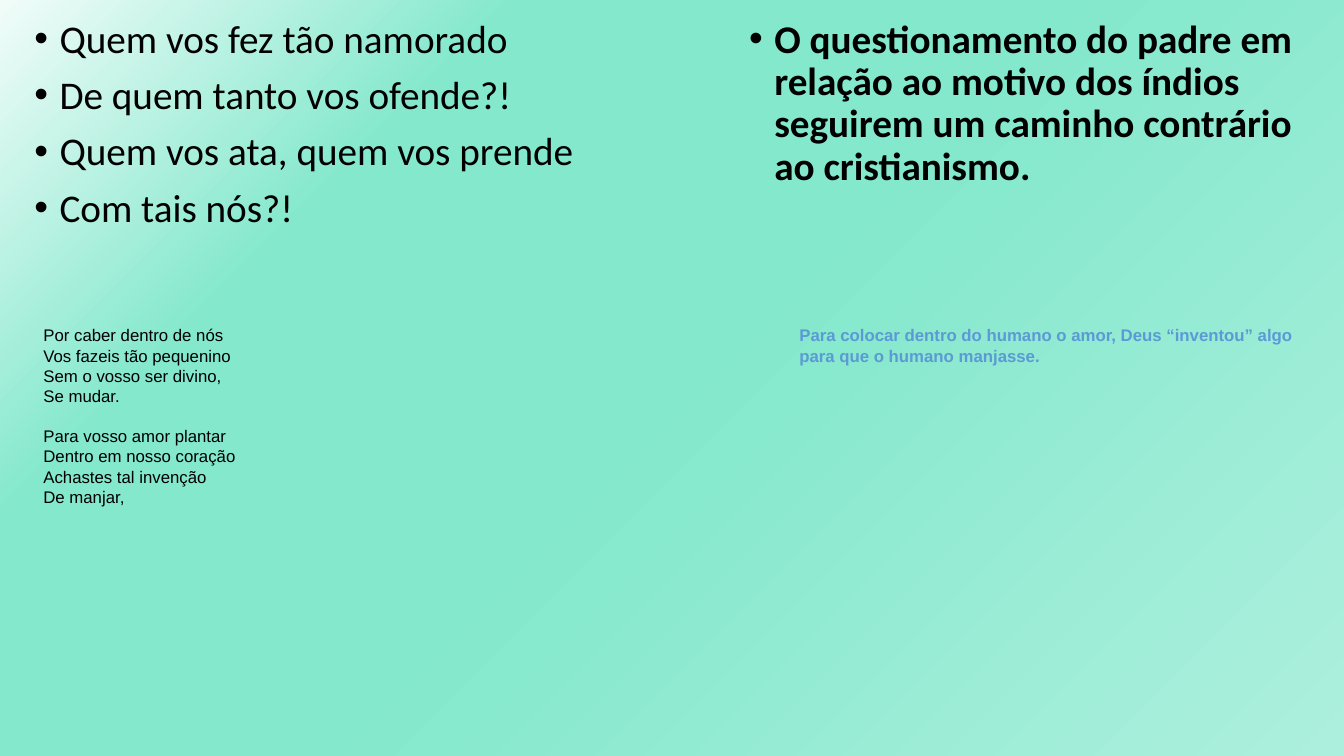
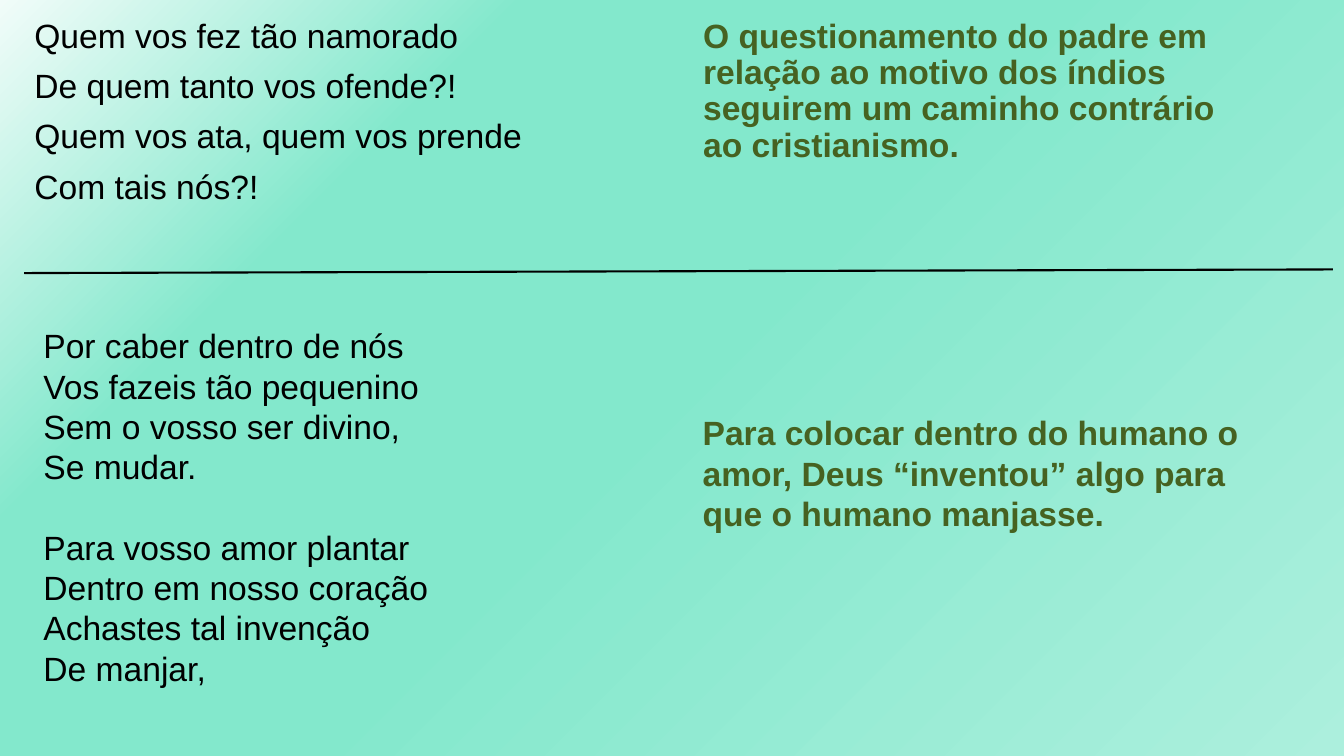
Before and after one commit to GabrielDSS0/ETEC-Coisas-Escolares, a slide deck: slide 7 of 1 etim ds 2022/LPL/Padre José de Anchieta - Poema/Ao Santíssimo Sacramento.pptx. Drawn at 1344x756 pixels with LibreOffice and Linux fonts; fonts in the diff are those of the drawing. Boxes give left, top, right and bottom in pixels: in the first picture for what was removed or moved away, otherwise in the second. Text is boxed around its words. In the diff, an @@ line names an element or a change of style, - is before the commit and + after.

```diff
--- a/1 etim ds 2022/LPL/Padre José de Anchieta - Poema/Ao Santíssimo Sacramento.pptx
+++ b/1 etim ds 2022/LPL/Padre José de Anchieta - Poema/Ao Santíssimo Sacramento.pptx
@@ text "Quem vos fez tão namorado" at bbox=[34, 23, 522, 200]: size 28 to 24 pt, font Calibri to Arial; bullet • to none @@
@@ text "O questionamento do padre em ...": place and size @@
-text "O questionamento do padre em ..." at bbox=[774, 25, 1293, 181]
+text "O questionamento do padre em ..." at bbox=[703, 23, 1215, 158]
@@ text "O questionamento do padre em ..." at bbox=[703, 23, 1215, 158]: size 28 to 24 pt, font Calibri to Arial, text colour #000000 to #466221; bullet • to none @@
@@ line added from (24, 273) to (1333, 269), #000000 1.5 pt @@
@@ text "Por caber dentro de nós" at bbox=[43, 333, 429, 688]: size 12 to 24 pt @@
@@ text "Para colocar dentro do humano ...": place and size @@
-text "Para colocar dentro do humano ..." at bbox=[799, 329, 1292, 365]
+text "Para colocar dentro do humano ..." at bbox=[703, 420, 1239, 533]
@@ text "Para colocar dentro do humano ..." at bbox=[703, 420, 1239, 533]: size 12 to 24 pt, text colour #5B9AD5 to #466221 @@
```
Also in this commit, not shown: 14 other slides changed, 2 slides added.
